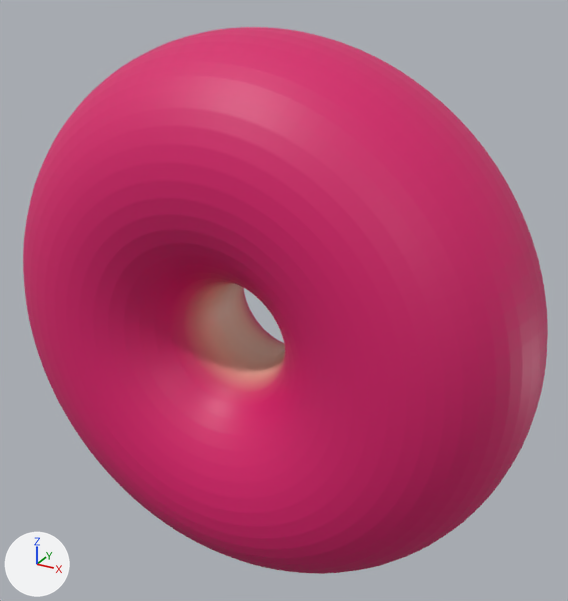
Renders of the glTF model docs/assets/torus_grid_sweep/torus_R0_r6.glb from each side of a commit.
Camera for both pictures: a camera (50 mm lens) standing at (11.52, -19.52, 10.48) and looking at (0.5, 0.51, 0.46). Every picture has the same lights, and +X, +Y and +Z are marked at lower left. The picture after the commit comes second. Where no turn or scale is listed for an object, it has been applied to the vertices.

Objects in the first picture: 'geometry_0'.
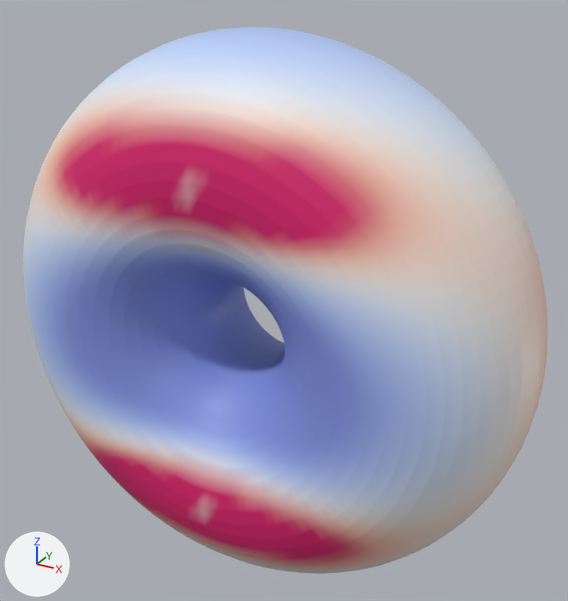
The change, as a list of edits to the scene's bpy script:
```text
Change me_geometry_0:
    where me_geometry_0.from_pydata(...)  # 5000 vertices, 10000 faces; spans x -8.7..8.7, y -3.7..3.7, z -8.7..8.7
    used by ob_geometry_0; location = (0.0, 0.0, 0.0)
    me_geometry_0 part 1: 4468 faces centred in x -6.8..6.8, y -3.7..3.4, z -8.7..8.7 are repainted in the vertex colours; the middle colour goes from pink #da1c6c to blue #8394e1
    me_geometry_0 part 2: 822 faces centred in x -8.3..8.3, y -3.7..3.7, z -7.4..7.4 are repainted in the vertex colours; the middle colour goes from pink #da1c6c to white #eeecee
    me_geometry_0 part 3: 1248 faces centred in x -8.5..8.5, y -3.7..3.7, z -6.7..6.7 are repainted in the vertex colours; the middle colour goes from pink #da1c6c to pink #eb9f9f
    me_geometry_0 part 4: 1780 faces centred in x -8.7..8.7, y -3.7..3.7, z -7.1..7.1 are repainted in the vertex colours; the middle colour goes from pink #da1c6c to beige #f9dcce
    me_geometry_0 part 5: 1106 faces centred in x -7.8..7.8, y -3.7..3.6, z -8.0..8.0 are repainted in the vertex colours; the middle colour goes from pink #da1c6c to pale blue #d8e4fc
```

Boxes [x1, y1, x2, y2] around the edits, measured in the pictures (568 x 601 px):
part 1 of me_geometry_0, recoloured (pink to blue): [26, 27, 445, 498] in both
part 2 of me_geometry_0, recoloured: [24, 76, 523, 574] in both
part 3 of me_geometry_0, recoloured (lighter): [49, 105, 413, 570] in both
part 4 of me_geometry_0, recoloured (lighter): [29, 90, 548, 573] in both
part 5 of me_geometry_0, recoloured: [23, 49, 495, 573] in both
